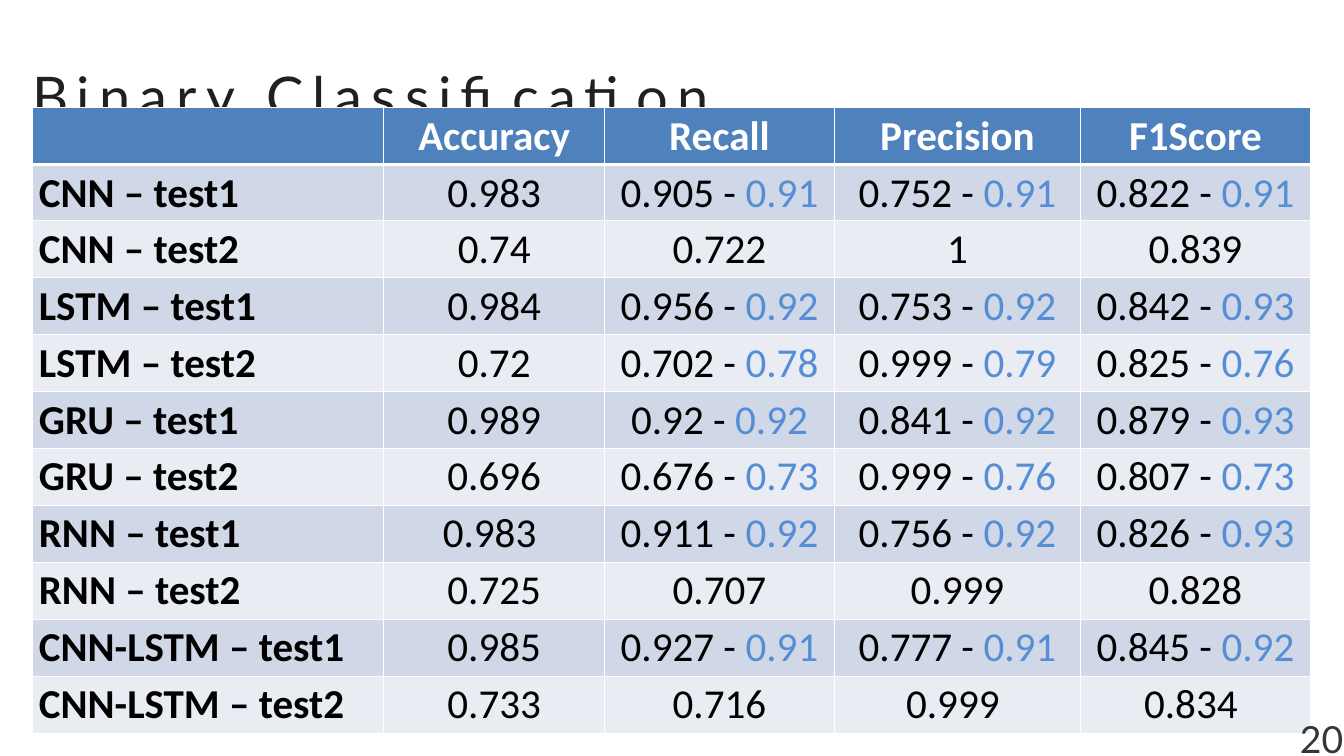
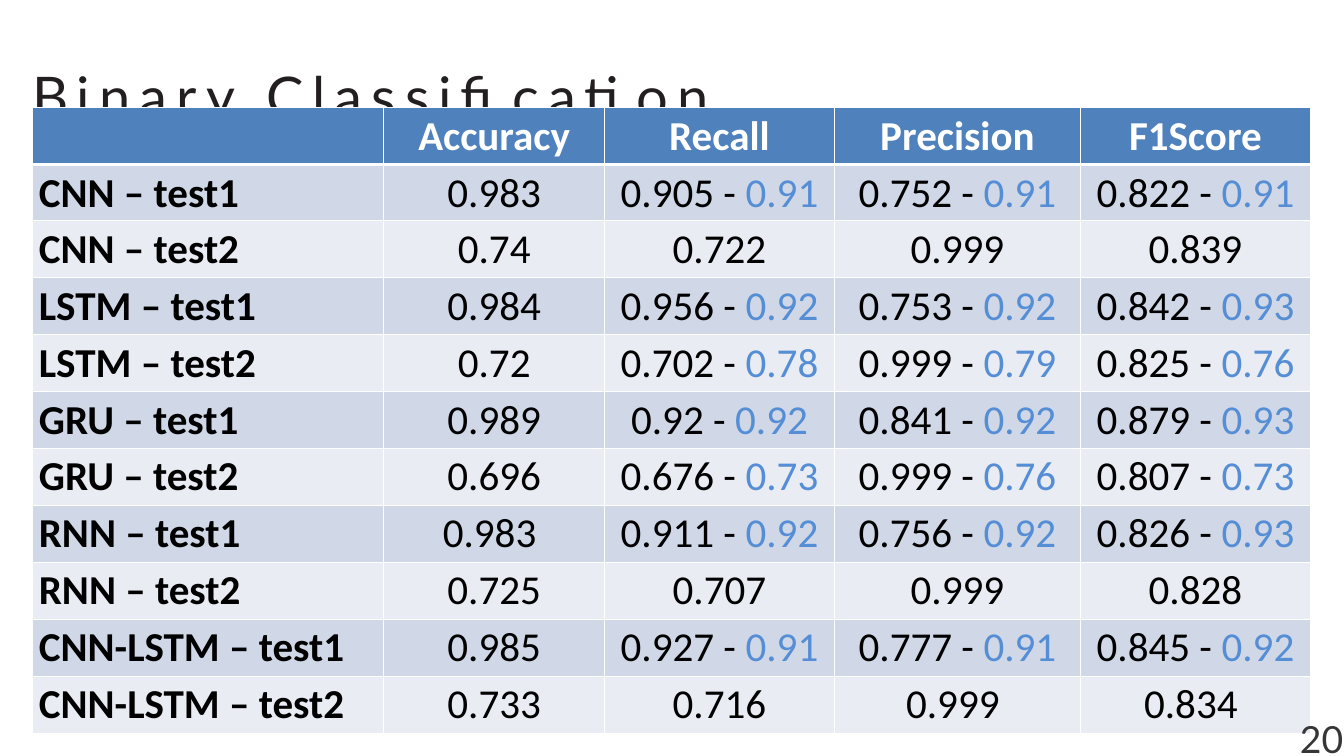
Before and after one commit to NghiaVNM/ML---DGA-Based-Botnet-Evasion, a slide deck: slide 27 of Final.pptx (slide 28 before the commit). Drawn at 1344x756 pixels with LibreOffice and Linux fonts; fonts in the diff are those of the drawing. Boxes give left, top, right and bottom in pixels: in the first picture for what was removed or moved away, otherwise in the second. Text is boxed around its words. In the diff, an @@ line names an element or a change of style, - is before the commit and + after.

```diff
--- a/Final.pptx
+++ b/Final.pptx
@@ table at (32,108,1311,733) @@
-row 3, column 4: 1
+row 3, column 4: 0.999
```
Also in this commit, not shown: 1 other slide changed, 1 slide added, 2 slides removed.
